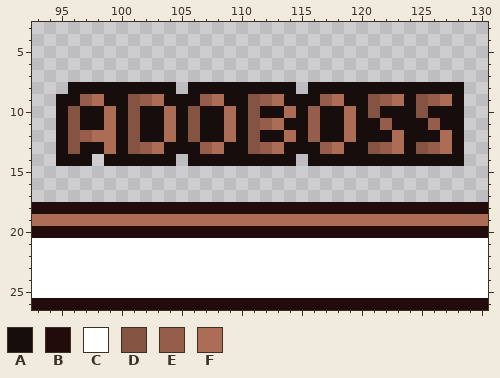
A pixel-art file gets an edit: Assets/Sprites/UI Sprites/updated_ui.aseprite. Above: the version before the commit.
224x192 pixels, 1 frame. Colours within 5 levels of each other are drawn and written as one. Shown: x 93..130, y 3..26.
Visible layers, top first: "Flattened Copy", "Layer 1 Copy", "Layer 1", "Flattened".
Palette (. is transparent): A #170d0d  B #220b0b  C #ffffff  D #855342  E #965e4a  F #ac6c55
Pixels before, first column x 93:
 8 ...AAAAAAAAA.AAAAAAAAA.AAAAAAAAAAAAA..
 9 ..AAEFAADEFAAAEFAADEFAAAEFAADEFADEFA..
10 ..ADAAFADAAFADAAFADAAFAEAAFADAAADAAA..
11 ..ADAAFADAAFADAAFADEFAAEAAFAAEAAAEAA..
12 ..ADEFFADAAFADAAFADAAFAEAAFAAAFAAAFA..
13 ..ADAAFADEFAAAEFAADEFAAAEFAADEFADEFA..
14 ..AAA.AAAAAA.AAAAAAAAA.AAAAAAAAAAAAA..
15 ......................................
16 ......................................
17 ......................................
18 BBBBBBBBBBBBBBBBBBBBBBBBBBBBBBBBBBBBBB
19 FFFFFFFFFFFFFFFFFFFFFFFFFFFFFFFFFFFFFF
20 BBBBBBBBBBBBBBBBBBBBBBBBBBBBBBBBBBBBBB
21 CCCCCCCCCCCCCCCCCCCCCCCCCCCCCCCCCCCCCC
22 CCCCCCCCCCCCCCCCCCCCCCCCCCCCCCCCCCCCCC
23 CCCCCCCCCCCCCCCCCCCCCCCCCCCCCCCCCCCCCC
24 CCCCCCCCCCCCCCCCCCCCCCCCCCCCCCCCCCCCCC
25 CCCCCCCCCCCCCCCCCCCCCCCCCCCCCCCCCCCCCC
26 BBBBBBBBBBBBBBBBBBBBBBBBBBBBBBBBBBBBBB
The same view after the edit:
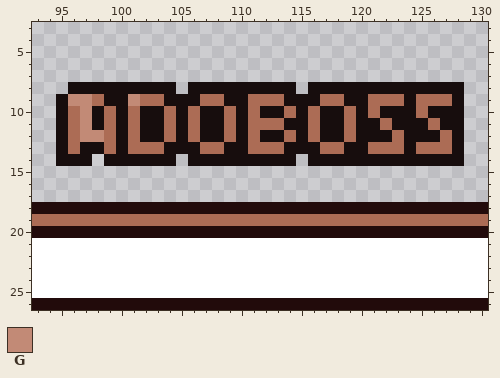
Colours new in this view: G #c28a76
Diff:
{"where": "layer \"Flattened Copy\""}
{"y":9,"x":96,"old":"AE","new":"GG"}
{"y":9,"x":101,"old":"DE","new":"GF"}
{"y":9,"x":107,"old":"E","new":"F"}
{"y":9,"x":111,"old":"DE","new":"FF"}
{"y":9,"x":117,"old":"E","new":"F"}
{"y":9,"x":121,"old":"DE","new":"FF"}
{"y":9,"x":125,"old":"DE","new":"FF"}
{"y":10,"x":96,"old":"DA","new":"FG"}
{"y":10,"x":101,"old":"D","new":"F"}
{"y":10,"x":106,"old":"D","new":"F"}
{"y":10,"x":111,"old":"D","new":"F"}
{"y":10,"x":116,"old":"E","new":"F"}
{"y":10,"x":121,"old":"D","new":"F"}
{"y":10,"x":125,"old":"D","new":"F"}
{"y":11,"x":96,"old":"DA","new":"FG"}
{"y":11,"x":101,"old":"D","new":"F"}
{"y":11,"x":106,"old":"D","new":"F"}
{"y":11,"x":111,"old":"DE","new":"FF"}
{"y":11,"x":116,"old":"E","new":"F"}
{"y":11,"x":122,"old":"E","new":"F"}
{"y":11,"x":126,"old":"E","new":"F"}
{"y":12,"x":96,"old":"DEF","new":"FGG"}
{"y":12,"x":101,"old":"D","new":"F"}
{"y":12,"x":106,"old":"D","new":"F"}
{"y":12,"x":111,"old":"D","new":"F"}
{"y":12,"x":116,"old":"E","new":"F"}
{"y":13,"x":96,"old":"D","new":"F"}
{"y":13,"x":101,"old":"DE","new":"FF"}
{"y":13,"x":107,"old":"E","new":"F"}
{"y":13,"x":111,"old":"DE","new":"FF"}
{"y":13,"x":117,"old":"E","new":"F"}
{"y":13,"x":121,"old":"DE","new":"FF"}
{"y":13,"x":125,"old":"DE","new":"FF"}
